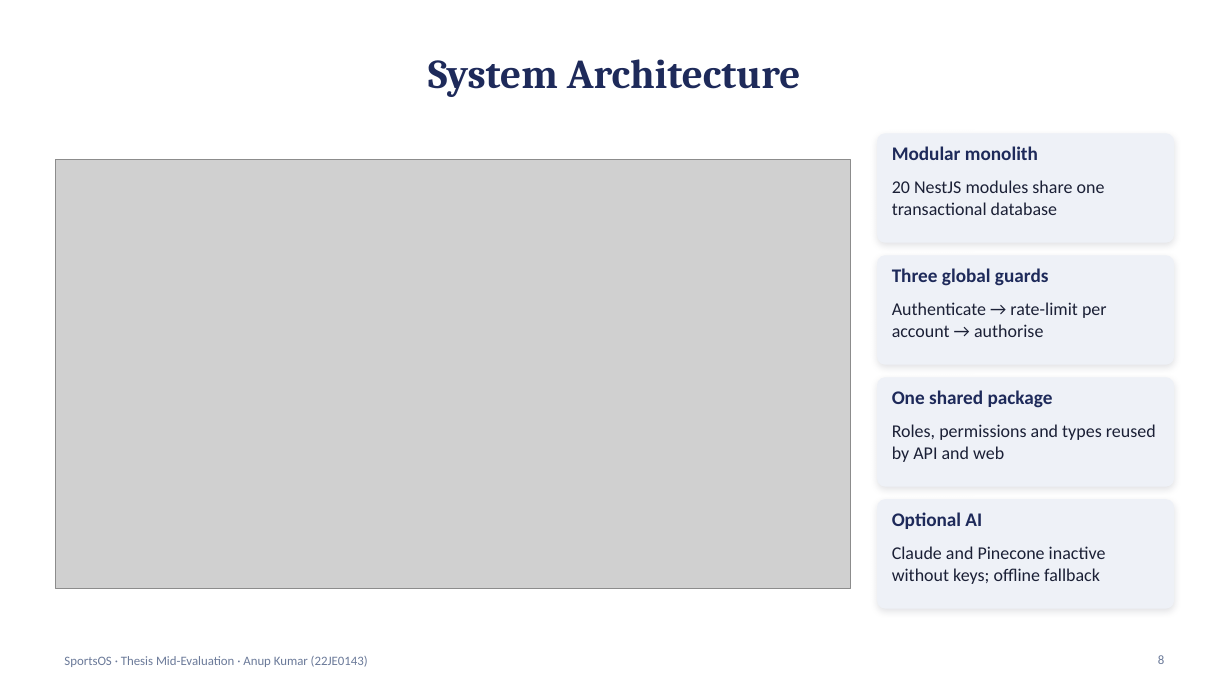
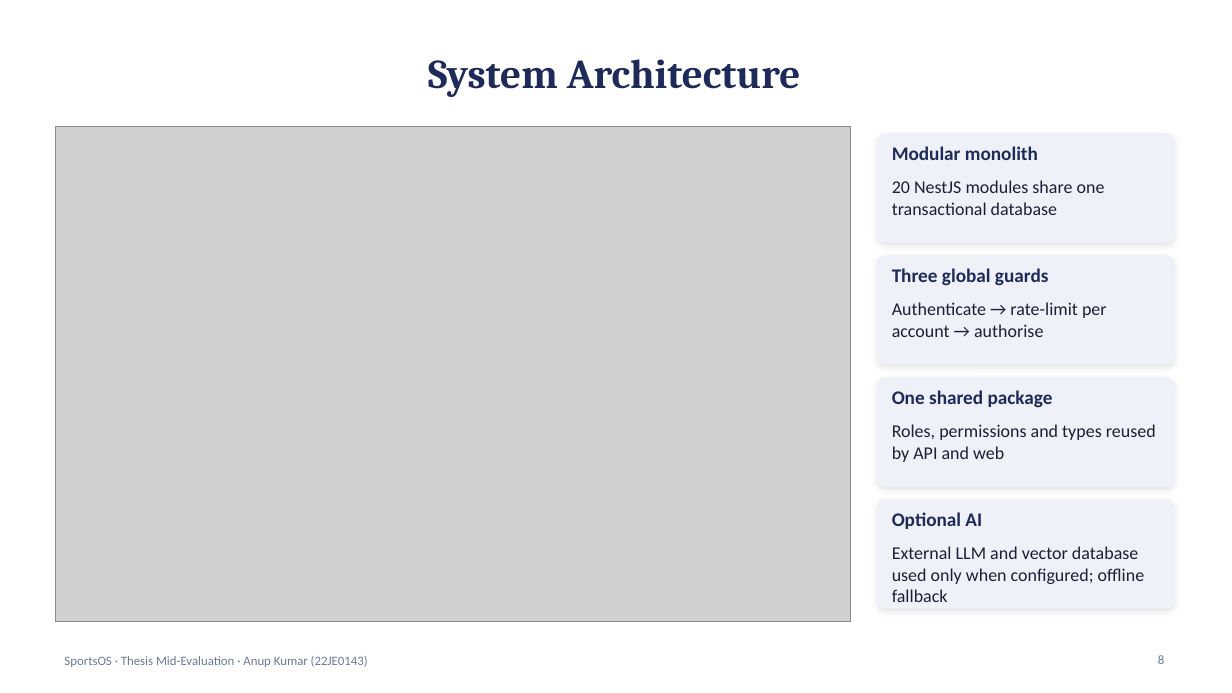
Before and after one commit to anupiit/SportsOs, a slide deck: slide 8 of docs/thesis/mid-evaluation/SportsOS_Mid_Evaluation_Presentation_22JE0143.pptx. Drawn at 1232x693 pixels with LibreOffice and Linux fonts; fonts in the diff are those of the drawing; grey boxes stand for pictures. Boxes give left, top, right and bottom in pixels: in the first picture for what was removed or moved away, otherwise in the second. Text is boxed around its words. In the diff, an @@ line names an element or a change of style, - is before the commit and + after.

```diff
--- a/docs/thesis/mid-evaluation/SportsOS_Mid_Evaluation_Presentation_22JE0143.pptx
+++ b/docs/thesis/mid-evaluation/SportsOS_Mid_Evaluation_Presentation_22JE0143.pptx
@@ picture: place and size @@
-picture at (55,160,850,589)
+picture at (55,127,850,622)
@@ text at (892,546,1145,602): text changed @@
-Claude and Pinecone inactive without keys; offline fallback
+External LLM and vector database used only when configured; offline fallback
```
Also in this commit, not shown: 1 other slide changed, 7 other files.
